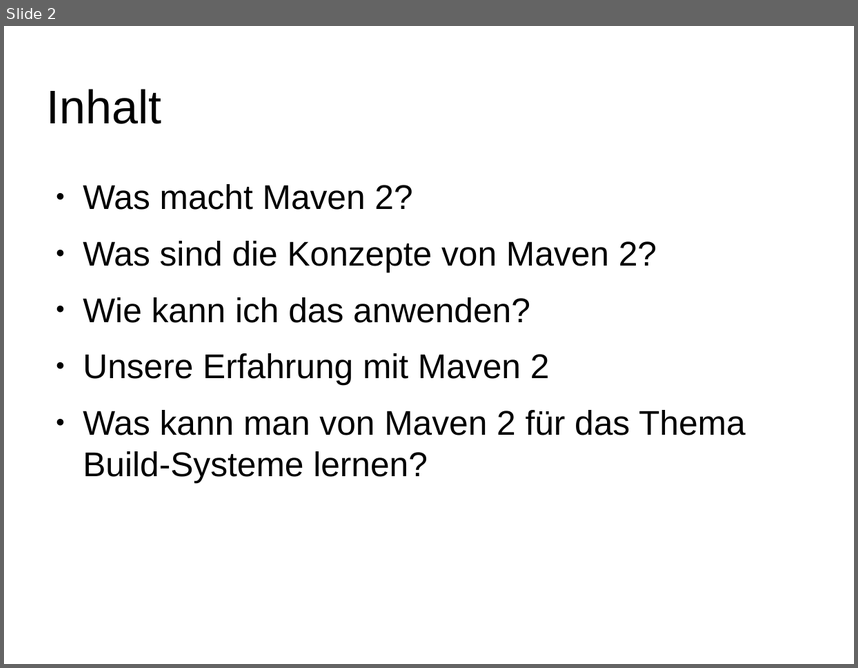
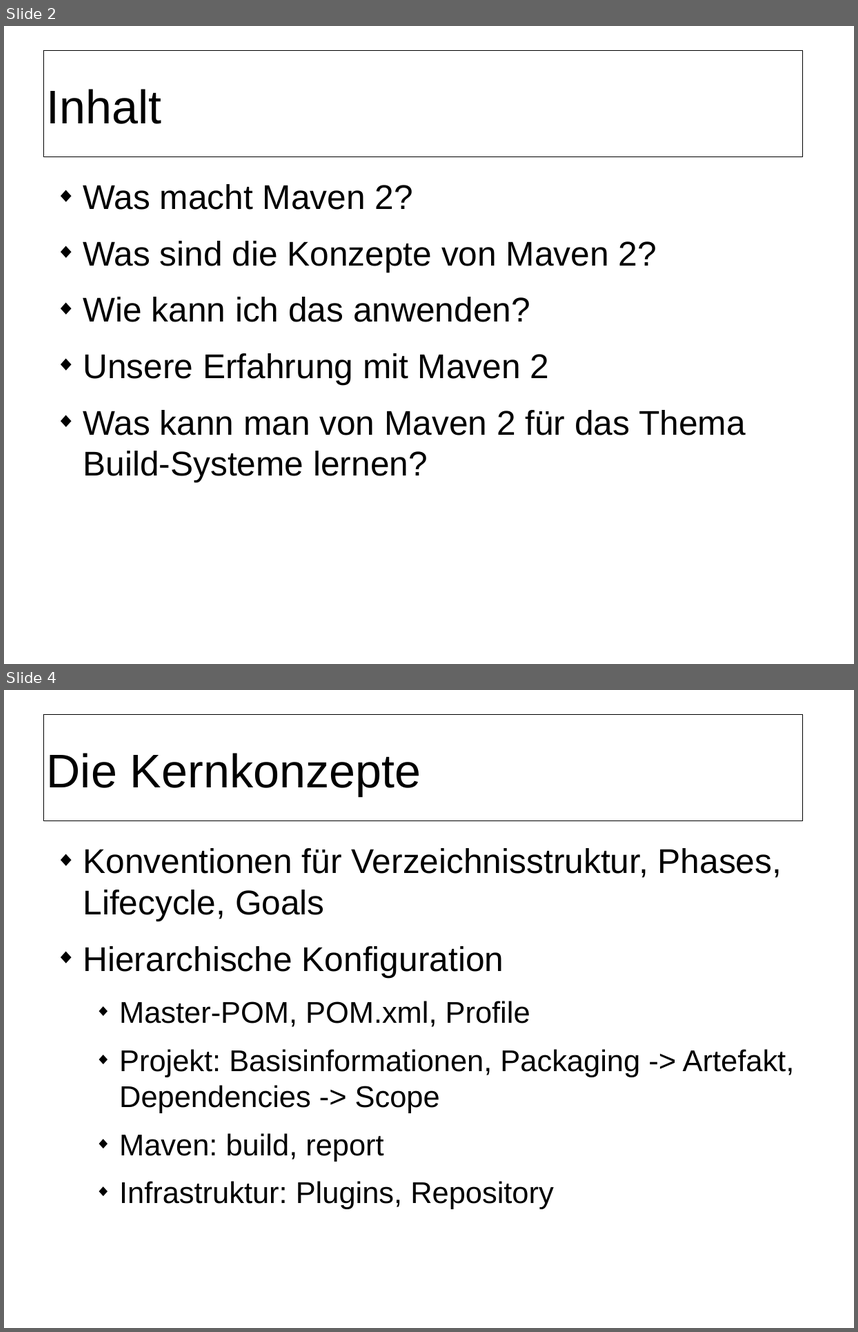
Before and after one commit to herrwieger/experttrainingbuildsystems, a slide deck: praesentationen/maven2.odp. Shown one above the other, each under a label of ours: slide 2 before the commit, slides 2 and 4 after it; the slides between them are not shown. The pictures are 858x668 and 858x1332 pixels, drawn with LibreOffice and Linux fonts; fonts in the diff are those of the drawing; background and template pictures are left out. Boxes give left, top, right and bottom in pixels: in the first picture for what was removed or moved away, otherwise in the second. Text is boxed around its words. In the diff, an @@ line names an element or a change of style, - is before the commit and + after.

```diff
--- a/praesentationen/maven2.odp
+++ b/praesentationen/maven2.odp
@@ slide 4 added at [4, 690, 854, 1328], background #FFFFFF; not listed: 1 template element that a slide beside it also shows @@
@@ title added at [47, 753, 421, 796], 44 pt, text #000000 @@
+Die Kernkonzepte
@@ text added at [83, 848, 795, 1203], 28 pt, text #000000 @@
+◆ Konventionen für Verzeichnisstruktur, Phases, Lifecycle, Goals
+◆ Hierarchische Konfiguration
+  ◆ Master-POM, POM.xml, Profile
+  ◆ Projekt: Basisinformationen, Packaging -> Artefakt, Dependencies -> Scope
+  ◆ Maven: build, report
+  ◆ Infrastruktur: Plugins, Repository
@@ slide 2 changed as well @@
@@ rectangle added at [43, 50, 802, 156], outline #000000 0.57 pt @@
@@ text "Was macht Maven 2?" at [83, 184, 746, 482]: bullet ● to ◆ @@
```
Also in this commit, not shown: 12 other slides changed, 9 other slides added, 3 slides removed, 1 other file.
